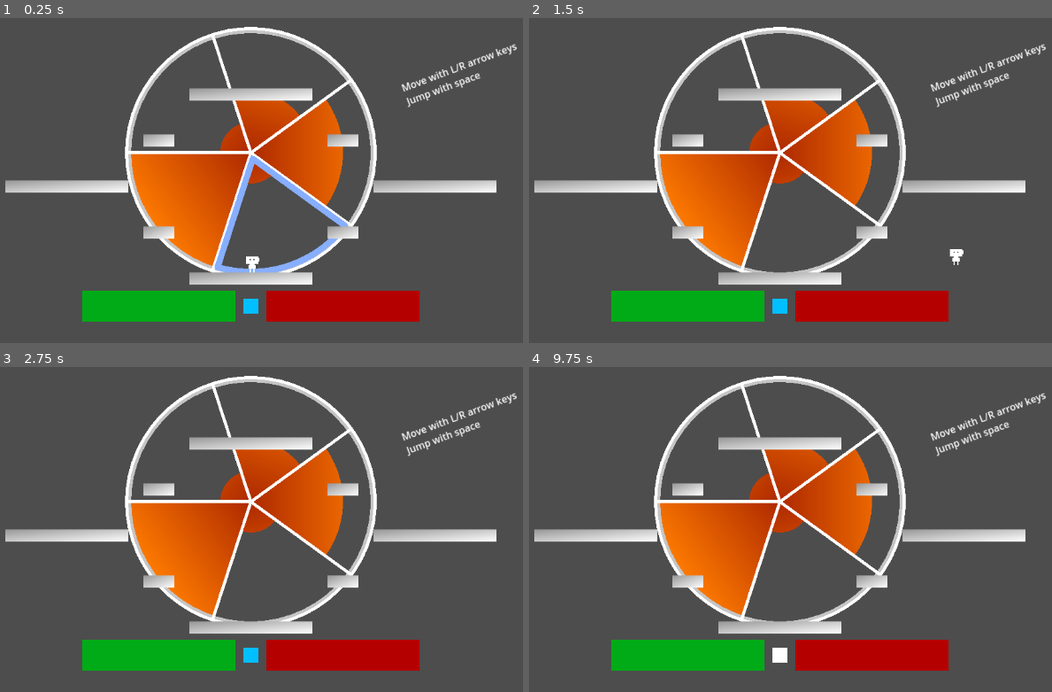
Above: before the commit, frames 1-4 (two rows, left to right).
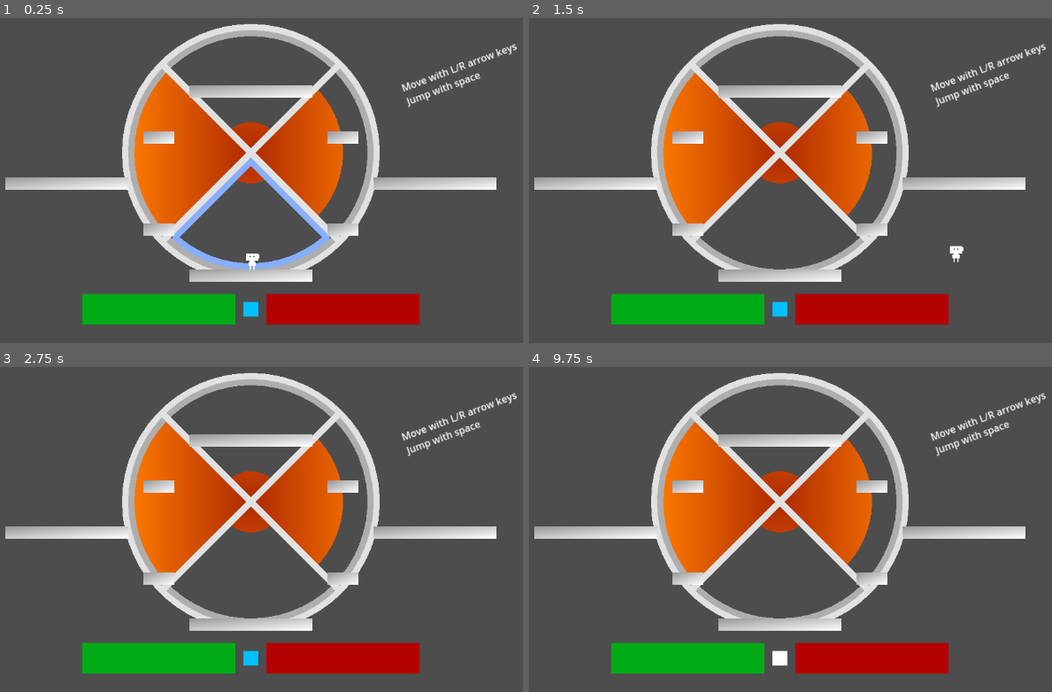
Above: after the commit, the same moments.

Repository: ArcLyn64/ComponentOblivionWheel
Game: Godot game, scene res://demo/subscenes/wheel_as_play_area.tscn
Same seed, same stepped clock (60 frames per second), same inputs: the game is played once before the commit and once after it. The project has no main scene, so this scene is started directly.
Inputs (mouse positions are in pixels of both pictures, inside the frame that each line leads up to):
- Up to frame 1 (0.25 s): no input
- Up to frame 2 (1.5 s): tap Enter (ui_accept) at 0.5, 0.77 s; move the mouse to (780, 151) at 0.52 s; hold Right (ui_right) from 0.53 s (still down); click (780, 151) at 0.6 s; click (780, 151) at 1.35 s
- Up to frame 3 (2.75 s): tap Enter (ui_accept) at 1.52 s; release Right (ui_right) at 2.03 s; hold Left (ui_left) from 2.03 s (still down); click (251, 500) at 2.1 s
- Up to frame 4 (9.75 s): tap Enter (ui_accept) at 2.75, 3.02, 3.5, 3.77, 4.25, 4.52, 5, 5.75, 6.02, 6.77, 7.52, 9.02 s; release Left (ui_left) at 2.78 s; hold Right (ui_right) 2.78-4.28 s; click (780, 500) at 2.85 s; click (780, 500) at 3.6 s; hold Left (ui_left) 4.28-5.03 s; click (780, 500) at 4.35 s; hold Right (ui_right) 5.03-5.78 s; click (780, 500) at 5.1 s; hold Left (ui_left) 5.78-7.28 s; click (780, 500) at 5.85 s; click (780, 500) at 6.6 s; hold Right (ui_right) 7.28-9.53 s; click (780, 500) at 7.35 s; move the mouse to (848, 435) at 8.02 s; click (848, 435) at 8.1 s; move the mouse to (743, 604) at 8.77 s; click (743, 604) at 8.85 s; move the mouse to (994, 581) at 9.52 s; hold Left (ui_left) from 9.53 s (still down); click (994, 581) at 9.6 s

The runs differ from the first frame. In frame 1, 16% of the frame differs, in the area x 1-95%, y 1-95%; in frame 2, 15%; in frame 3, 15%; in frame 4, 15%.
Error before the commit: Invalid access of index '0' on a base object of type: 'Array[WheelSegment]'. (res://wheel-components/wheel_segments.gd:103)

Commit message:
fixing some small bugs

Diff:
--- a/DROW.gd
+++ b/DROW.gd
@@ -89,6 +89,7 @@
     set(v):
         if wheel_overlay: wheel_overlay.outer_border_thickness = v
         if selector: selector.outer_border_thickness = v
+        set_custom_minimum_size(Vector2.ONE * ((2 * radius) + (outer_border_thickness)))
     get():
         if wheel_overlay: return wheel_overlay.outer_border_thickness
         else: return 0
@@ -111,7 +112,7 @@
     get():
         if selector: return selector.color
         else: return Color.DEEP_SKY_BLUE
-@export var selector_thickness:float = 5.0:
+@export var selector_thickness:float = 10.0:
     set(v):
         if selector: selector.selector_thickness = v
     get():
@@ -281,13 +282,9 @@
 ## Must have the same number of elements as the multiplier slices.
 @export var value_segment_data:Array[WheelSegmentData] = [] :
     set(v):
-        if segments: segments.segment_data = v
-        if covers: covers.segment_data = v
+        value_segment_data = v
+        _sync_value_segment_data()
         _sync_num_segments()
-    get():
-        if segments: return segments.segment_data
-        elif covers: return covers.segment_data
-        else: return []
 #endregion
 
 
@@ -309,7 +306,6 @@
 var tween:Tween # keeps track of wheel rotation, used to skip the animation on rapid input.
 var connected_node_touching_segments:Array[int] = [] # used to detect if we're in multiple segments
 #endregion
-
 
 func _ready() -> void:
     if not InputMap.has_action(DROW_CLICK_ACTION):
@@ -323,6 +319,7 @@
     _bind_segment_area_detection()
     _sync_num_segments()
     _sync_radius()
+    _sync_value_segment_data()
 
 #region Value Sync
 func _sync_radius():
@@ -336,6 +333,10 @@
     if segment_gradient: segment_gradient.width = int(radius)
     if tad_collision_shape: tad_collision_shape.shape.radius = radius + (outer_border_thickness / 2)
     set_custom_minimum_size(Vector2.ONE * ((2 * radius) + (outer_border_thickness)))
+
+func _sync_value_segment_data():
+    if segments: segments.segment_data = value_segment_data
+    if covers: covers.segment_data = value_segment_data
 
 func get_num_segments():
     var max_possible_segments = min(len(value_segment_data), len(multiplier_slice_data))
@@ -477,6 +478,7 @@
     if disable_selection_during_animation and (tween and tween.is_running()): return false
     if not get_selected_segment() or not get_selected_segment().selectable: return false
     if disable_selected_segments: get_selected_segment().selectable = false
+    if covers: covers.update_visibility(selected_index)
     new_segment_chosen.emit(get_selection_data(true))
     return true
 
@@ -555,5 +557,5 @@
 ## if we're not animating, snaps slice rotation to a valid wheel location
 func snap_gimbal_to_valid_angle():
     if not (tween and tween.is_running()):
-        if slices: slices.gimbal_rotation_deg = slice_position * (360 / get_num_segments())
-#endregion
+        if slices: slices.gimbal_rotation_deg = slice_position * (360 / max(1, get_num_segments()))
+#endregion
--- a/DROW.tscn
+++ b/DROW.tscn
@@ -64,49 +64,31 @@
 color = Color(1, 0.482353, 0, 1)
 value = 4
 
-[sub_resource type="Resource" id="Resource_ono7w"]
+[sub_resource type="Resource" id="Resource_6xopl"]
 script = ExtResource("3_n6fcq")
 color = Color(1, 1, 1, 1)
 value = 1
 selectable = true
 
-[sub_resource type="Resource" id="Resource_71xfi"]
+[sub_resource type="Resource" id="Resource_et210"]
 script = ExtResource("3_n6fcq")
 color = Color(1, 1, 1, 1)
 value = 1
 selectable = true
 
-[sub_resource type="Resource" id="Resource_7e3ms"]
+[sub_resource type="Resource" id="Resource_jsoel"]
 script = ExtResource("3_n6fcq")
 color = Color(1, 1, 1, 1)
 value = 1
 selectable = true
 
-[sub_resource type="Resource" id="Resource_rofpd"]
+[sub_resource type="Resource" id="Resource_cpghq"]
 script = ExtResource("3_n6fcq")
 color = Color(1, 1, 1, 1)
 value = 1
 selectable = true
 
-[sub_resource type="Resource" id="Resource_28gsy"]
-script = ExtResource("3_n6fcq")
-color = Color(1, 1, 1, 1)
-value = 1
-selectable = true
-
-[sub_resource type="Resource" id="Resource_m0jbb"]
-script = ExtResource("3_n6fcq")
-color = Color(1, 1, 1, 1)
-value = 1
-selectable = true
-
-[sub_resource type="Resource" id="Resource_eayvr"]
-script = ExtResource("3_n6fcq")
-color = Color(1, 1, 1, 1)
-value = 1
-selectable = true
-
-[sub_resource type="Resource" id="Resource_5lqnr"]
+[sub_resource type="Resource" id="Resource_6ywmu"]
 script = ExtResource("3_n6fcq")
 color = Color(1, 1, 1, 1)
 value = 1
@@ -116,27 +98,23 @@
 radius = 205.0
 
 [node name="DROW" type="CenterContainer"]
-custom_minimum_size = Vector2(410, 410)
+custom_minimum_size = Vector2(420, 420)
 script = ExtResource("1_dtc7r")
-selector_active = false
-outer_border_thickness = 10.0
+overlay_color = Color(0.881937, 0.881937, 0.881937, 1)
+outer_border_thickness = 20.0
 outer_border_texture = SubResource("GradientTexture2D_ft0xd")
-inner_border_thickness = 5.0
-selector_thickness = 0.0
-cover_color = Color(1, 1, 1, 1)
+selector_color = Color(0.52876, 0.68171, 1, 1)
 radius = 200.0
-selector_fidelity = 2
 transition = 9
 easing = 1
 slice_gradient = SubResource("GradientTexture1D_uu212")
-segment_limit = 5
+segment_limit = 4
 multiplier_slice_data = Array[ExtResource("2_g4dfi")]([SubResource("Resource_4jhgr"), SubResource("Resource_n4y2y"), Su …(184 unchanged characters)…
-value_segment_data = Array[ExtResource("3_n6fcq")]([SubResource("Resource_ono7w"), SubResource("Resource_71xfi"), SubResource("Resource_7e3ms"), SubResource("Resource_rofpd"), SubResource("Resource_28gsy"), SubResource("Resource_m0jbb"), SubResource("Resource_eayvr"), SubResource("Resource_5lqnr")])
+value_segment_data = Array[ExtResource("3_n6fcq")]([SubResource("Resource_6xopl"), SubResource("Resource_et210"), SubResource("Resource_jsoel"), SubResource("Resource_cpghq"), SubResource("Resource_6ywmu")])
 
 [node name="WheelSlices" parent="." instance=ExtResource("4_t0won")]
 unique_name_in_owner = true
 layout_mode = 2
-slice_limit = 5
 slice_data = Array[ExtResource("2_g4dfi")]([SubResource("Resource_4jhgr"), SubResource("Resource_n4y2y"), SubResource("Resource_0ukv1"), SubResource("Resource_uk0ja"), SubResource("Resource_0xmkk"), SubResource("Resource_ac6gm"), SubResource("Resource_n0mxv"), SubResource("Resource_ltq27")])
 maximum_radius = 200.0
 slice_texture = SubResource("GradientTexture1D_uu212")
@@ -144,16 +122,17 @@
 [node name="WheelSegments" parent="." instance=ExtResource("5_my22j")]
 unique_name_in_owner = true
 layout_mode = 2
-segment_limit = 5
-segment_data = Array[ExtResource("3_n6fcq")]([SubResource("Resource_ono7w"), SubResource("Resource_71xfi"), SubResource("Resource_7e3ms"), SubResource("Resource_rofpd"), SubResource("Resource_28gsy"), SubResource("Resource_m0jbb"), SubResource("Resource_eayvr"), SubResource("Resource_5lqnr")])
+segment_data = Array[ExtResource("3_n6fcq")]([SubResource("Resource_6xopl"), SubResource("Resource_et210"), SubResource("Resource_jsoel"), SubResource("Resource_cpghq"), SubResource("Resource_6ywmu")])
 radius = 200.0
 collision_priority = 1.0
 
 [node name="WheelOverlay" parent="." instance=ExtResource("6_uwjbl")]
 unique_name_in_owner = true
 layout_mode = 2
-num_borders = 5
 radius = 200.0
+overlay_color = Color(0.881937, 0.881937, 0.881937, 1)
+outer_border_thickness = 20.0
+inner_border_thickness = 10.0
 
 [node name="TotalAreaDetector" type="Area2D" parent="WheelOverlay"]
 unique_name_in_owner = true
@@ -166,19 +145,16 @@
 [node name="WheelCovers" parent="." instance=ExtResource("7_ub8hg")]
 unique_name_in_owner = true
 layout_mode = 2
-color = Color(1, 1, 1, 1)
+segment_data = Array[ExtResource("3_n6fcq")]([SubResource("Resource_6xopl"), SubResource("Resource_et210"), SubResource("Resource_jsoel"), SubResource("Resource_cpghq"), SubResource("Resource_6ywmu")])
+radius = 200.0
 
 [node name="WheelSelector" parent="." instance=ExtResource("8_lcgus")]
 unique_name_in_owner = true
 layout_mode = 2
-selector_index = null
-num_positions = null
-inner_border_thickness = null
-outer_border_thickness = null
-radius = null
-fidelity = null
+inner_border_thickness = 10.0
+outer_border_thickness = 20.0
+radius = 200.0
 selector_thickness = 10.0
-color = Color(0.52876, 0.68171, 1, 1)
 
 [connection signal="num_segments_changed" from="WheelSegments" to="." method="_bind_segment_area_detection"]
 [connection signal="area_entered" from="WheelSegments/WheelSegment" to="WheelSegments/WheelSegment/WheelPolygon" method="_bubble_area_entered"]
@@ -191,43 +167,33 @@
 [connection signal="body_shape_exited" from="WheelSegments/WheelSegment" to="WheelSegments/WheelSegment/WheelPolygon" method="_bubble_body_shape_exited"]
 [connection signal="mouse_entered" from="WheelSegments/WheelSegment" to="WheelSegments/WheelSegment/WheelPolygon" method="_bubble_mouse_entered"]
 [connection signal="mouse_exited" from="WheelSegments/WheelSegment" to="WheelSegments/WheelSegment/WheelPolygon" method="_bubble_mouse_exited"]
-[connection signal="area_entered" from="WheelSegments/@Area2D@54824" to="WheelSegments/@Area2D@54824/WheelPolygon" method="_bubble_area_entered"]
-[connection signal="area_exited" from="WheelSegments/@Area2D@54824" to="WheelSegments/@Area2D@54824/WheelPolygon" method="_bubble_area_exited"]
-[connection signal="area_shape_entered" from="WheelSegments/@Area2D@54824" to="WheelSegments/@Area2D@54824/WheelPolygon" method="_bubble_area_shape_entered"]
-[connection signal="area_shape_exited" from="WheelSegments/@Area2D@54824" to="WheelSegments/@Area2D@54824/WheelPolygon" method="_bubble_area_shape_exited"]
-[connection signal="body_entered" from="WheelSegments/@Area2D@54824" to="WheelSegments/@Area2D@54824/WheelPolygon" method="_bubble_body_entered"]
-[connection signal="body_exited" from="WheelSegments/@Area2D@54824" to="WheelSegments/@Area2D@54824/WheelPolygon" method="_bubble_body_exited"]
-[connection signal="body_shape_entered" from="WheelSegments/@Area2D@54824" to="WheelSegments/@Area2D@54824/WheelPolygon" method="_bubble_body_shape_entered"]
-[connection signal="body_shape_exited" from="WheelSegments/@Area2D@54824" to="WheelSegments/@Area2D@54824/WheelPolygon" method="_bubble_body_shape_exited"]
-[connection signal="mouse_entered" from="WheelSegments/@Area2D@54824" to="WheelSegments/@Area2D@54824/WheelPolygon" method="_bubble_mouse_entered"]
-[connection signal="mouse_exited" from="WheelSegments/@Area2D@54824" to="WheelSegments/@Area2D@54824/WheelPolygon" method="_bubble_mouse_exited"]
-[connection signal="area_entered" from="WheelSegments/@Area2D@54825" to="WheelSegments/@Area2D@54825/WheelPolygon" method="_bubble_area_entered"]
-[connection signal="area_exited" from="WheelSegments/@Area2D@54825" to="WheelSegments/@Area2D@54825/WheelPolygon" method="_bubble_area_exited"]
-[connection signal="area_shape_entered" from="WheelSegments/@Area2D@54825" to="WheelSegments/@Area2D@54825/WheelPolygon" method="_bubble_area_shape_entered"]
-[connection signal="area_shape_exited" from="WheelSegments/@Area2D@54825" to="WheelSegments/@Area2D@54825/WheelPolygon" method="_bubble_area_shape_exited"]
-[connection signal="body_entered" from="WheelSegments/@Area2D@54825" to="WheelSegments/@Area2D@54825/WheelPolygon" method="_bubble_body_entered"]
-[connection signal="body_exited" from="WheelSegments/@Area2D@54825" to="WheelSegments/@Area2D@54825/WheelPolygon" method="_bubble_body_exited"]
-[connection signal="body_shape_entered" from="WheelSegments/@Area2D@54825" to="WheelSegments/@Area2D@54825/WheelPolygon" method="_bubble_body_shape_entered"]
-[connection signal="body_shape_exited" from="WheelSegments/@Area2D@54825" to="WheelSegments/@Area2D@54825/WheelPolygon" method="_bubble_body_shape_exited"]
-[connection signal="mouse_entered" from="WheelSegments/@Area2D@54825" to="WheelSegments/@Area2D@54825/WheelPolygon" method="_bubble_mouse_entered"]
-[connection signal="mouse_exited" from="WheelSegments/@Area2D@54825" to="WheelSegments/@Area2D@54825/WheelPolygon" method="_bubble_mouse_exited"]
-[connection signal="area_entered" from="WheelSegments/@Area2D@54826" to="WheelSegments/@Area2D@54826/WheelPolygon" method="_bubble_area_entered"]
-[connection signal="area_exited" from="WheelSegments/@Area2D@54826" to="WheelSegments/@Area2D@54826/WheelPolygon" method="_bubble_area_exited"]
-[connection signal="area_shape_entered" from="WheelSegments/@Area2D@54826" to="WheelSegments/@Area2D@54826/WheelPolygon" method="_bubble_area_shape_entered"]
-[connection signal="area_shape_exited" from="WheelSegments/@Area2D@54826" to="WheelSegments/@Area2D@54826/WheelPolygon" method="_bubble_area_shape_exited"]
-[connection signal="body_entered" from="WheelSegments/@Area2D@54826" to="WheelSegments/@Area2D@54826/WheelPolygon" method="_bubble_body_entered"]
-[connection signal="body_exited" from="WheelSegments/@Area2D@54826" to="WheelSegments/@Area2D@54826/WheelPolygon" method="_bubble_body_exited"]
-[connection signal="body_shape_entered" from="WheelSegments/@Area2D@54826" to="WheelSegments/@Area2D@54826/WheelPolygon" method="_bubble_body_shape_entered"]
-[connection signal="body_shape_exited" from="WheelSegments/@Area2D@54826" to="WheelSegments/@Area2D@54826/WheelPolygon" method="_bubble_body_shape_exited"]
-[connection signal="mouse_entered" from="WheelSegments/@Area2D@54826" to="WheelSegments/@Area2D@54826/WheelPolygon" method="_bubble_mouse_entered"]
-[connection signal="mouse_exited" from="WheelSegments/@Area2D@54826" to="WheelSegments/@Area2D@54826/WheelPolygon" method="_bubble_mouse_exited"]
-[connection signal="area_entered" from="WheelSegments/@Area2D@54827" to="WheelSegments/@Area2D@54827/WheelPolygon" method="_bubble_area_entered"]
-[connection signal="area_exited" from="WheelSegments/@Area2D@54827" to="WheelSegments/@Area2D@54827/WheelPolygon" method="_bubble_area_exited"]
-[connection signal="area_shape_entered" from="WheelSegments/@Area2D@54827" to="WheelSegments/@Area2D@54827/WheelPolygon" method="_bubble_area_shape_entered"]
-[connection signal="area_shape_exited" from="WheelSegments/@Area2D@54827" to="WheelSegments/@Area2D@54827/WheelPolygon" method="_bubble_area_shape_exited"]
-[connection signal="body_entered" from="WheelSegments/@Area2D@54827" to="WheelSegments/@Area2D@54827/WheelPolygon" method="_bubble_body_entered"]
-[connection signal="body_exited" from="WheelSegments/@Area2D@54827" to="WheelSegments/@Area2D@54827/WheelPolygon" method="_bubble_body_exited"]
-[connection signal="body_shape_entered" from="WheelSegments/@Area2D@54827" to="WheelSegments/@Area2D@54827/WheelPolygon" method="_bubble_body_shape_entered"]
-[connection signal="body_shape_exited" from="WheelSegments/@Area2D@54827" to="WheelSegments/@Area2D@54827/WheelPolygon" method="_bubble_body_shape_exited"]
-[connection signal="mouse_entered" from="WheelSegments/@Area2D@54827" to="WheelSegments/@Area2D@54827/WheelPolygon" method="_bubble_mouse_entered"]
-[connection signal="mouse_exited" from="WheelSegments/@Area2D@54827" to="WheelSegments/@Area2D@54827/WheelPolygon" method="_bubble_mouse_exited"]
+[connection signal="area_entered" from="WheelSegments/@Area2D@122019" to="WheelSegments/@Area2D@122019/WheelPolygon" method="_bubble_area_entered"]
+[connection signal="area_exited" from="WheelSegments/@Area2D@122019" to="WheelSegments/@Area2D@122019/WheelPolygon" method="_bubble_area_exited"]
+[connection signal="area_shape_entered" from="WheelSegments/@Area2D@122019" to="WheelSegments/@Area2D@122019/WheelPolygon" method="_bubble_area_shape_entered"]
+[connection signal="area_shape_exited" from="WheelSegments/@Area2D@122019" to="WheelSegments/@Area2D@122019/WheelPolygon" method="_bubble_area_shape_exited"]
+[connection signal="body_entered" from="WheelSegments/@Area2D@122019" to="WheelSegments/@Area2D@122019/WheelPolygon" method="_bubble_body_entered"]
+[connection signal="body_exited" from="WheelSegments/@Area2D@122019" to="WheelSegments/@Area2D@122019/WheelPolygon" method="_bubble_body_exited"]
+[connection signal="body_shape_entered" from="WheelSegments/@Area2D@122019" to="WheelSegments/@Area2D@122019/WheelPolygon" method="_bubble_body_shape_entered"]
+[connection signal="body_shape_exited" from="WheelSegments/@Area2D@122019" to="WheelSegments/@Area2D@122019/WheelPolygon" method="_bubble_body_shape_exited"]
+[connection signal="mouse_entered" from="WheelSegments/@Area2D@122019" to="WheelSegments/@Area2D@122019/WheelPolygon" method="_bubble_mouse_entered"]
+[connection signal="mouse_exited" from="WheelSegments/@Area2D@122019" to="WheelSegments/@Area2D@122019/WheelPolygon" method="_bubble_mouse_exited"]
+[connection signal="area_entered" from="WheelSegments/@Area2D@122020" to="WheelSegments/@Area2D@122020/WheelPolygon" method="_bubble_area_entered"]
+[connection signal="area_exited" from="WheelSegments/@Area2D@122020" to="WheelSegments/@Area2D@122020/WheelPolygon" method="_bubble_area_exited"]
+[connection signal="area_shape_entered" from="WheelSegments/@Area2D@122020" to="WheelSegments/@Area2D@122020/WheelPolygon" method="_bubble_area_shape_entered"]
+[connection signal="area_shape_exited" from="WheelSegments/@Area2D@122020" to="WheelSegments/@Area2D@122020/WheelPolygon" method="_bubble_area_shape_exited"]
+[connection signal="body_entered" from="WheelSegments/@Area2D@122020" to="WheelSegments/@Area2D@122020/WheelPolygon" method="_bubble_body_entered"]
+[connection signal="body_exited" from="WheelSegments/@Area2D@122020" to="WheelSegments/@Area2D@122020/WheelPolygon" method="_bubble_body_exited"]
+[connection signal="body_shape_entered" from="WheelSegments/@Area2D@122020" to="WheelSegments/@Area2D@122020/WheelPolygon" method="_bubble_body_shape_entered"]
+[connection signal="body_shape_exited" from="WheelSegments/@Area2D@122020" to="WheelSegments/@Area2D@122020/WheelPolygon" method="_bubble_body_shape_exited"]
+[connection signal="mouse_entered" from="WheelSegments/@Area2D@122020" to="WheelSegments/@Area2D@122020/WheelPolygon" method="_bubble_mouse_entered"]
+[connection signal="mouse_exited" from="WheelSegments/@Area2D@122020" to="WheelSegments/@Area2D@122020/WheelPolygon" method="_bubble_mouse_exited"]
+[connection signal="area_entered" from="WheelSegments/@Area2D@122021" to="WheelSegments/@Area2D@122021/WheelPolygon" method="_bubble_area_entered"]
+[connection signal="area_exited" from="WheelSegments/@Area2D@122021" to="WheelSegments/@Area2D@122021/WheelPolygon" method="_bubble_area_exited"]
+[connection signal="area_shape_entered" from="WheelSegments/@Area2D@122021" to="WheelSegments/@Area2D@122021/WheelPolygon" method="_bubble_area_shape_entered"]
+[connection signal="area_shape_exited" from="WheelSegments/@Area2D@122021" to="WheelSegments/@Area2D@122021/WheelPolygon" method="_bubble_area_shape_exited"]
+[connection signal="body_entered" from="WheelSegments/@Area2D@122021" to="WheelSegments/@Area2D@122021/WheelPolygon" method="_bubble_body_entered"]
+[connection signal="body_exited" from="WheelSegments/@Area2D@122021" to="WheelSegments/@Area2D@122021/WheelPolygon" method="_bubble_body_exited"]
+[connection signal="body_shape_entered" from="WheelSegments/@Area2D@122021" to="WheelSegments/@Area2D@122021/WheelPolygon" method="_bubble_body_shape_entered"]
+[connection signal="body_shape_exited" from="WheelSegments/@Area2D@122021" to="WheelSegments/@Area2D@122021/WheelPolygon" method="_bubble_body_shape_exited"]
+[connection signal="mouse_entered" from="WheelSegments/@Area2D@122021" to="WheelSegments/@Area2D@122021/WheelPolygon" method="_bubble_mouse_entered"]
+[connection signal="mouse_exited" from="WheelSegments/@Area2D@122021" to="WheelSegments/@Area2D@122021/WheelPolygon" method="_bubble_mouse_exited"]
--- a/wheel-components/wheel_overlay.gd
+++ b/wheel-components/wheel_overlay.gd
@@ -29,10 +29,13 @@
             update_color()
 @export var outer_border_thickness:float = 5 :
     set(v):
+        outer_border_thickness = v
         if outer_border: outer_border.width = v
     get():
-        if outer_border: return outer_border.width
-        else: return 0
+        if outer_border:
+            outer_border.width = outer_border_thickness
+            return outer_border.width
+        else: return outer_border_thickness
 @export var inner_border_thickness:float = 2 :
     set(v):
         if inner_border_thickness != v:
@@ -94,7 +97,7 @@
         border.width = inner_border_thickness
 
 func update_color():
-    outer_border.default_color = overlay_color
+    if outer_border: outer_border.default_color = overlay_color
     for border in inner_borders:
         border.default_color = overlay_color
 #endregion
--- a/wheel-components/wheel_segments.gd
+++ b/wheel-components/wheel_segments.gd
@@ -98,7 +98,7 @@
 func update_points():
     var polygon_points = CENTER_POINT + WheelUtil.create_arc_points(radius, segment_fidelity, _get_segment_arc_angle_deg())
     var hitbox_points = CENTER_POINT + WheelUtil.create_arc_points(radius, hitbox_fidelity, _get_segment_arc_angle_deg())
-    if len(segment_data) == 0: return
+    if len(segments) == 0: return
     for i in get_num_segments():
         var segment = segments[i]
         segment.polygon.set_polygon(polygon_points)
--- a/wheel-components/wheel_selector.gd
+++ b/wheel-components/wheel_selector.gd
@@ -1,22 +1,20 @@
 @tool
 class_name WheelSelector
 extends Control
-
-@onready var rendered_selector:Line2D = %RenderedSelector
-
 
 #region Export Vars
 @export_group('Data')
 @export var selector_index = 0 :
     set(v):
-        selector_index = v
+        selector_index = WheelUtil.wrap_index(v, num_positions)
         update_selector_angle()
 @export var num_positions:int :
     set(v):
         v = max(0, v)
         if v != num_positions:
             num_positions = v
-            update_selector_angle()
+            selector_index = selector_index
+            update_points()
 ## data from overlay
 @export var inner_border_thickness:float = 2 :
     set(v):
@@ -44,10 +42,14 @@
             update_points()
 @export var selector_thickness:float = 5 :
     set(v):
+        selector_thickness = v
         if rendered_selector: rendered_selector.width = v
+        update_points()
     get():
-        if rendered_selector: return rendered_selector.width
-        else: return 0
+        if rendered_selector: # shenanigans to overcome initialization order
+            rendered_selector.width = selector_thickness
+            return rendered_selector.width
+        else: return selector_thickness
 @export var color:Color = Color.DEEP_SKY_BLUE :
     set(v):
         if rendered_selector: rendered_selector.default_color = v
@@ -55,6 +57,8 @@
         if rendered_selector: return rendered_selector.default_color
         else: return Color.DEEP_SKY_BLUE
 #endregion
+
+@onready var rendered_selector:Line2D = %RenderedSelector
 
 # Called when the node enters the scene tree for the first time.
 func _ready() -> void:
@@ -79,8 +83,7 @@
 
 
 func update_selector_angle():
-    rendered_selector.rotation_degrees = (selector_index * _get_arc_angle_deg())
-    pass
+    if rendered_selector: rendered_selector.rotation_degrees = (selector_index * _get_arc_angle_deg())
 
 func _get_arc_angle_deg() -> float:
     return 360.0 / max(1, num_positions)
--- a/wheel-components/wheel_selector.tscn
+++ b/wheel-components/wheel_selector.tscn
@@ -7,10 +7,14 @@
 anchors_preset = 0
 mouse_filter = 1
 script = ExtResource("1_o24sp")
+num_positions = 4
+radius = 100.0
+color = Color(0.52876, 0.68171, 1, 1)
 
 [node name="RenderedSelector" type="Line2D" parent="."]
 unique_name_in_owner = true
-points = PackedVector2Array(12.7598, 0, 158.001, -105.526, 164.234, -95.5363, 169.837, -85.1795, 174.787, -74.4956, 179.066, -63.5256, 182.657, -52.3115, 185.546, -40.8966, 187.723, -29.3246, 189.179, -17.6399, 189.909, -5.88751, 189.909, 5.88749, 189.179, 17.6399, 187.723, 29.3245, 185.546, 40.8966, 182.657, 52.3115, 179.066, 63.5255, 174.787, 74.4956, 169.836, 85.1795, 164.234, 95.5362, 158.001, 105.526)
+points = PackedVector2Array(4.94975, 0, 70.6653, -65.7166, 75.6224, -59.9458, 80.1096, -53.8024, 84.0989, -47.3247, 87.5655, -40.5528, 90.4879, -33.5289, 92.8479, -26.2967, 94.6309, -18.9009, 95.8257, -11.3878, 96.425, -3.8038, 96.425, 3.8038, 95.8257, 11.3878, 94.6309, 18.9009, 92.8479, 26.2967, 90.4879, 33.5289, 87.5655, 40.5528, 84.0989, 47.3247, 80.1096, 53.8025, 75.6224, 59.9458, 70.6653, 65.7166)
 closed = true
+width = 5.0
 default_color = Color(0.52876, 0.68171, 1, 1)
 joint_mode = 2
Not shown: 1 places in DROW.tscn that only renumber resources
